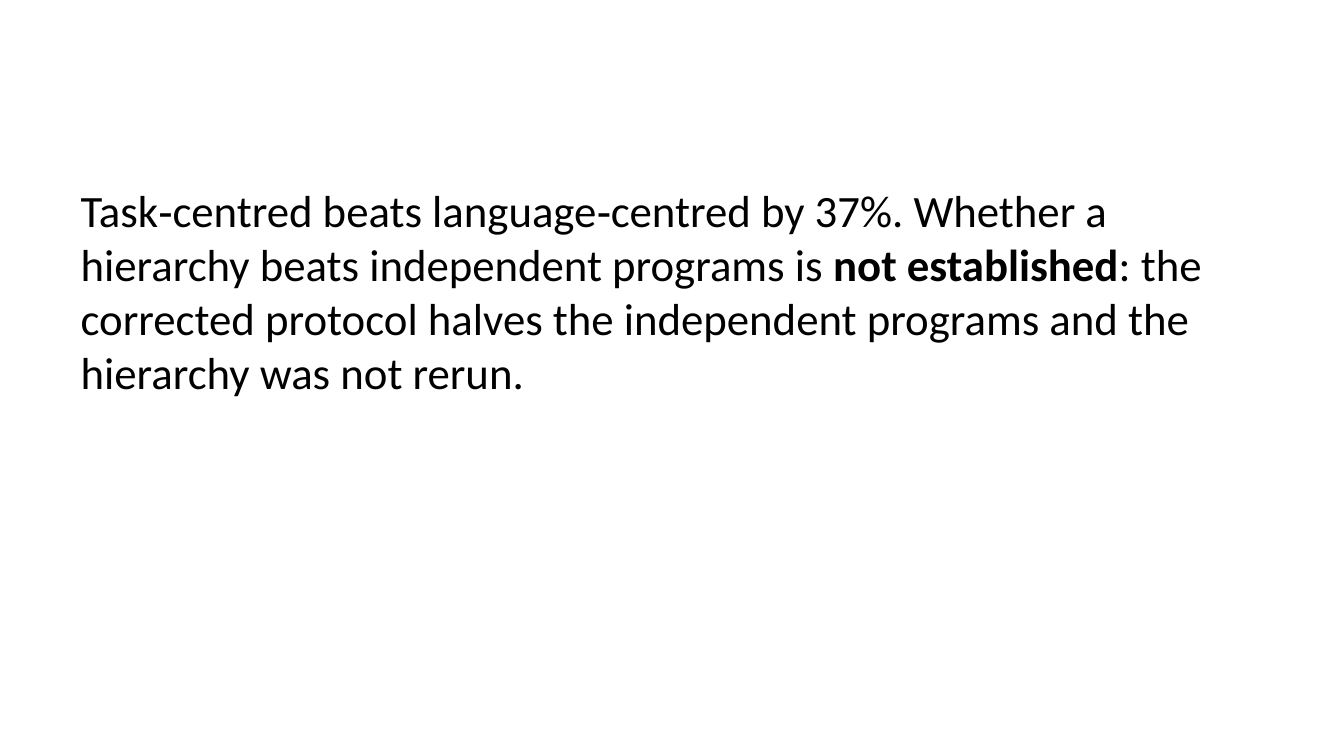
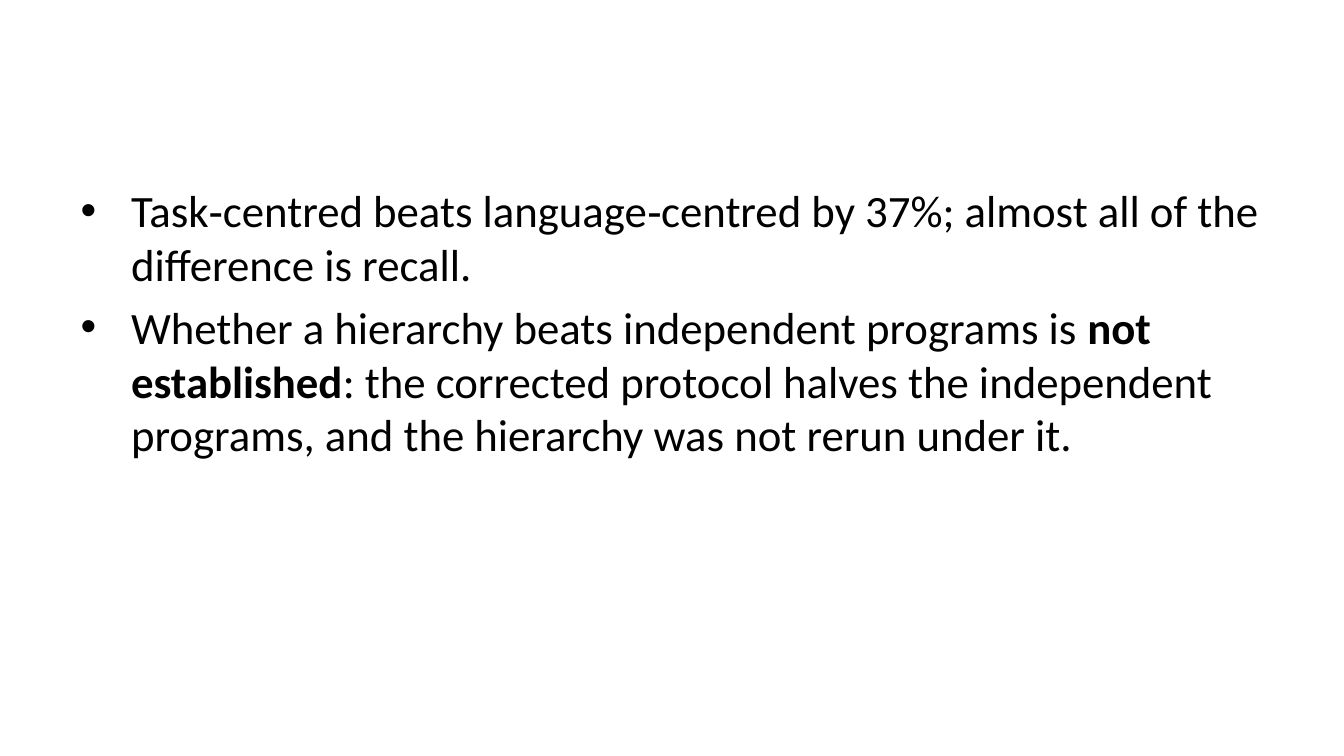
Before and after one commit to sirotenkogeorgii/prefix-programs, a slide deck: slide 11 of slides/slides.pptx (slide 10 before the commit). Drawn at 1344x756 pixels with LibreOffice and Linux fonts; fonts in the diff are those of the drawing. Boxes give left, top, right and bottom in pixels: in the first picture for what was removed or moved away, otherwise in the second. Text is boxed around its words. In the diff, an @@ line names an element or a change of style, - is before the commit and + after.

```diff
--- a/slides/slides.pptx
+++ b/slides/slides.pptx
@@ text at (131, 196, 1258, 459): text changed @@
-Task‑centred beats language‑centred by 37%. Whether a hierarchy beats independent programs is not established: the corrected protocol halves the independent programs and the hierarchy was not rerun.
+• Task‑centred beats language‑centred by 37%; almost all of the difference is recall.
+• Whether a hierarchy beats independent programs is not established: the corrected protocol halves the independent programs, and the hierarchy was not rerun under it.
```
Also in this commit, not shown: 1 other slide changed, 1 slide added, 2 other files.
